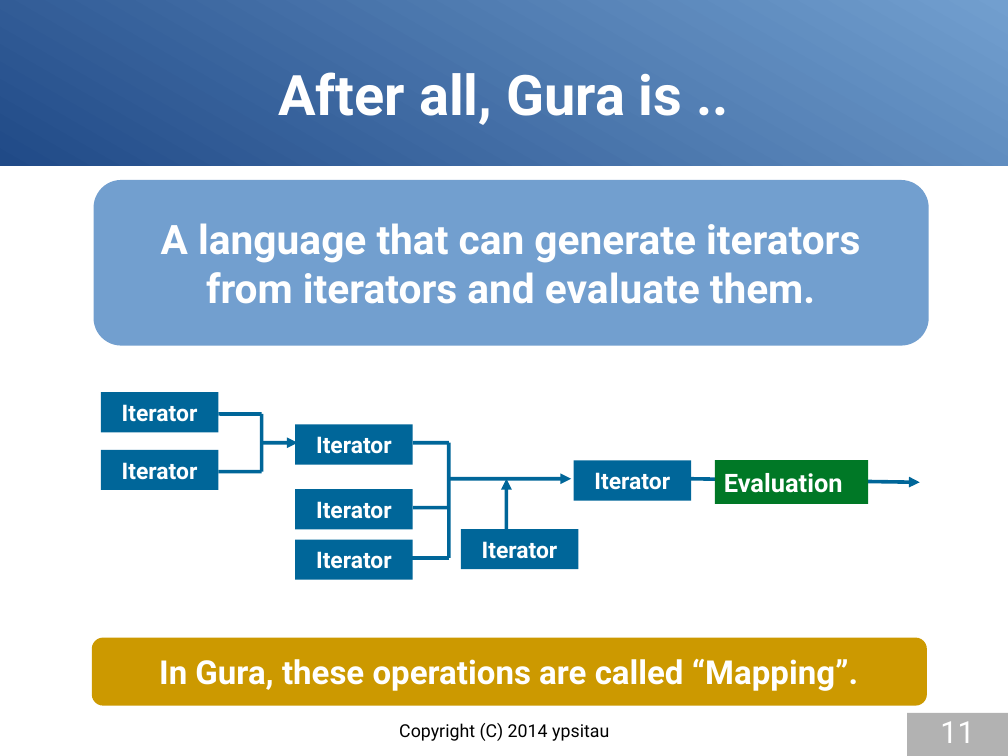
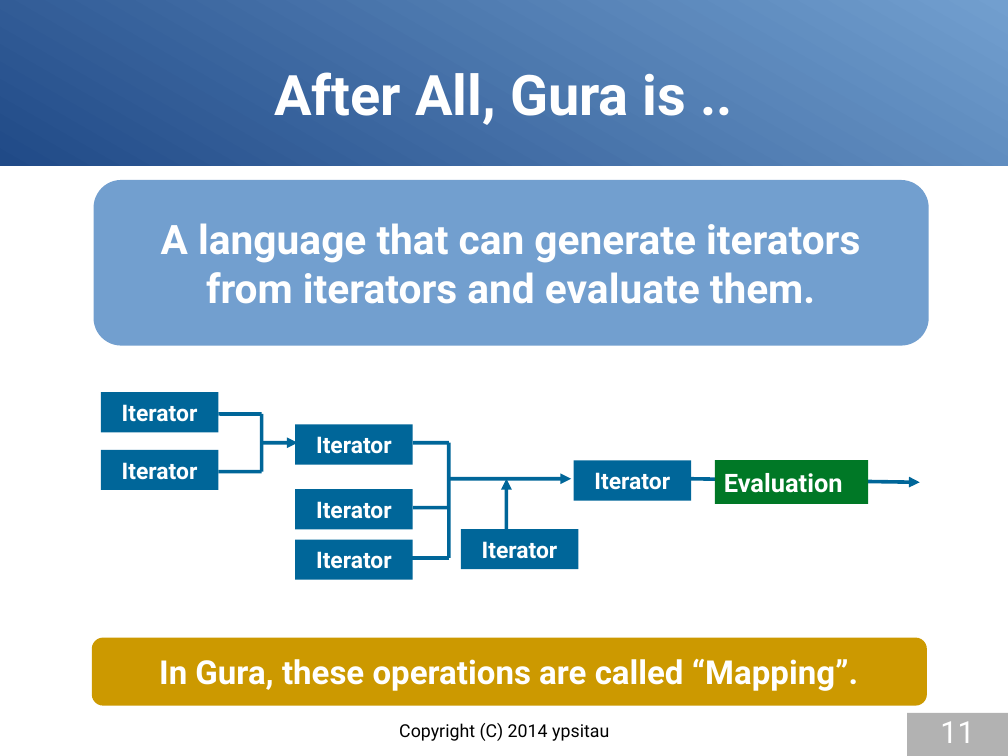
Before and after one commit to gura-lang/gura-doc, a slide deck: slide 11 of presentation/gura-introduction-e.odp. Drawn at 1008x756 pixels with LibreOffice and Linux fonts; fonts in the diff are those of the drawing. Boxes give left, top, right and bottom in pixels: in the first picture for what was removed or moved away, otherwise in the second. Text is boxed around its words. In the diff, an @@ line names an element or a change of style, - is before the commit and + after.

```diff
--- a/presentation/gura-introduction-e.odp
+++ b/presentation/gura-introduction-e.odp
@@ title at box(274, 72, 687, 125): text changed @@
-After all, Gura is ..
+After All, Gura is ..
```
Also in this commit, not shown: 4 other slides changed.
